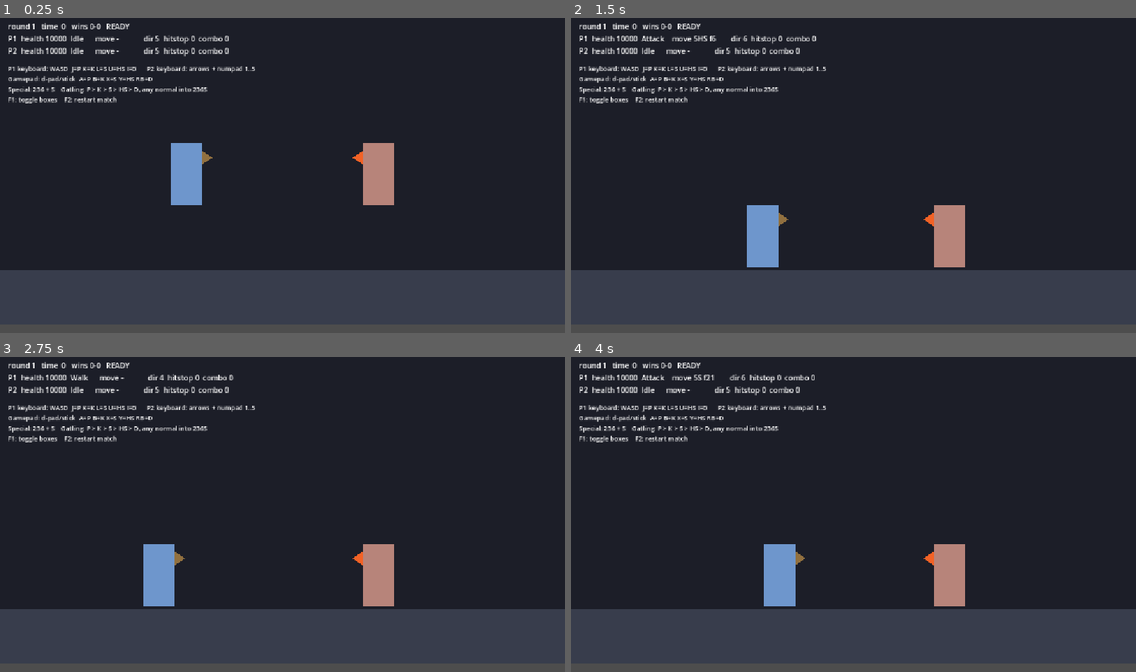
Above: before the commit, frames 1-4 (two rows, left to right).
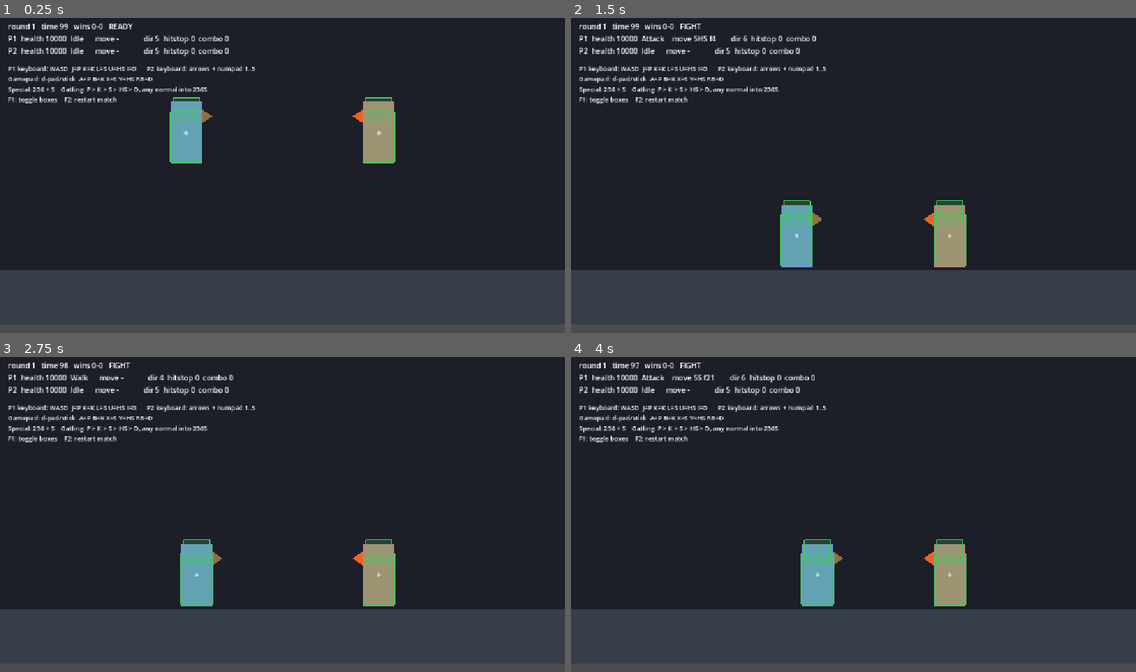
Above: after the commit, the same moments.

Repository: vitorrenansd/fightcore-godot
Game: Godot game, scene res://content/battle/training.tscn
The game is run twice, just before and just after one commit, with the same random seed, the same clock (stepped at 60 frames per second) and the same inputs.
Inputs:
- Up to frame 1 (0.25 s): no input
- Up to frame 2 (1.5 s): tap Enter at 0.5 s; hold D (p1_right) from 0.53 s (still down); tap I (p1_d) at 0.6 s; tap W (p1_up) at 0.77 s; tap U (p1_hs) at 1.35 s
- Up to frame 3 (2.75 s): tap W (p1_up) at 1.52 s; tap Space at 2 s; release D (p1_right) at 2.03 s; hold A (p1_left) from 2.03 s (still down); tap K (p1_k) at 2.1 s
- Up to frame 4 (4 s): release A (p1_left) at 2.78 s; hold D (p1_right) from 2.78 s (still down); tap J (p1_p) at 2.85 s; tap W (p1_up) at 3.02, 3.77 s; tap L (p1_s) at 3.6 s

The runs differ from the first frame. In frame 1, 4.1% of the frame differs, in the area x 10-70%, y 1-60%; in frame 2, 3.7%; in frame 3, 3.7%; in frame 4, 3.7%.
Error before the commit: Invalid call. Nonexistent function 'reset_round' in base 'Nil'. (res://engine/battle/round_manager.gd:95)

Commit message:
fix(battle): RoundManager acha a partida sem depender de NodePath
NodePath escrito na mao no .tscn nao vira referencia de no, entao battle
chegava nulo e a partida nem comecava. RoundManager e DebugBoxRenderer
passam a procurar o BattleManager no pai e nos irmaos, e o RoundManager
avisa por push_error quando nao acha.

Documenta tambem como rodar o jogo para ver erro: --quit-after e nao
timeout, porque o Godot bufferiza a saida em pipe e matar o processo joga
todo o log de erro fora.

Diff:
--- a/content/battle/training.tscn
+++ b/content/battle/training.tscn
@@ -19,13 +19,11 @@
 
 [node name="Rounds" type="Node" parent="." unique_id=1983941407]
 script = ExtResource("6_rounds")
-battle = NodePath("../Battle")
 round_seconds = 99
 rounds_to_win = 2
 
 [node name="DebugBoxes" type="Node2D" parent="." unique_id=1662939924]
 script = ExtResource("5_boxes")
-battle = NodePath("../Battle")
 
 [node name="Camera2D" type="Camera2D" parent="." unique_id=1287664715]
 position = Vector2(0, 60)
--- a/engine/battle/round_manager.gd
+++ b/engine/battle/round_manager.gd
@@ -50,9 +50,27 @@
 
 func _ready() -> void:
 	if battle == null:
-		battle = get_parent() as BattleManager
+		battle = find_battle()
+	if battle == null:
+		push_error("RoundManager: no BattleManager found, the match will not start")
+		return
 	if auto_start:
 		start_match()
+
+
+## Finds the match this manager drives. Looks at the exported reference first,
+## then the parent, then the siblings — so dropping the node next to a
+## BattleManager just works, with no wiring.
+func find_battle() -> BattleManager:
+	var parent := get_parent()
+	if parent is BattleManager:
+		return parent
+	if parent == null:
+		return null
+	for sibling in parent.get_children():
+		if sibling is BattleManager:
+			return sibling
+	return null
 
 
 func _physics_process(_delta: float) -> void:
--- a/engine/debug/box_renderer.gd
+++ b/engine/debug/box_renderer.gd
@@ -17,9 +17,27 @@
 	set = set_enabled
 
 
+func _ready() -> void:
+	if battle == null:
+		battle = _find_battle()
+
+
 func _process(_delta: float) -> void:
 	if enabled:
 		queue_redraw()
+
+
+## Same lookup as RoundManager: parent first, then siblings.
+func _find_battle() -> BattleManager:
+	var parent := get_parent()
+	if parent is BattleManager:
+		return parent
+	if parent == null:
+		return null
+	for sibling in parent.get_children():
+		if sibling is BattleManager:
+			return sibling
+	return null
 
 
 func set_enabled(value: bool) -> void:
Not shown, changed: docs/archtecture.md
Not shown, changed: docs/battle.md
